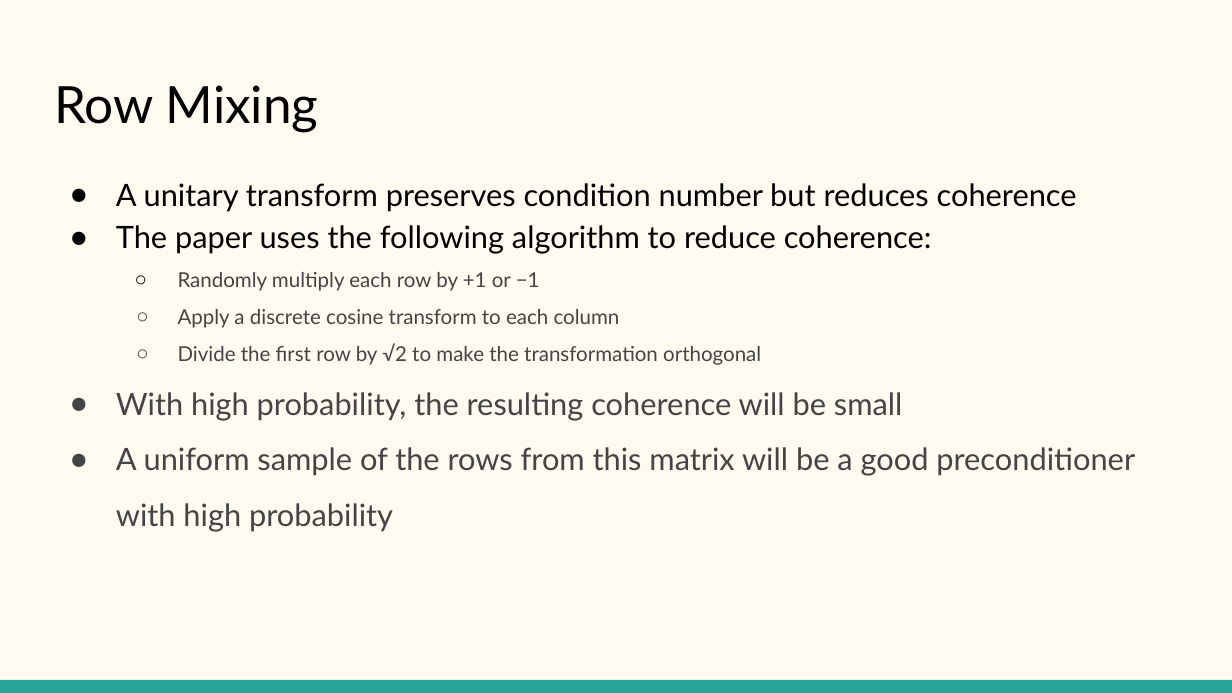
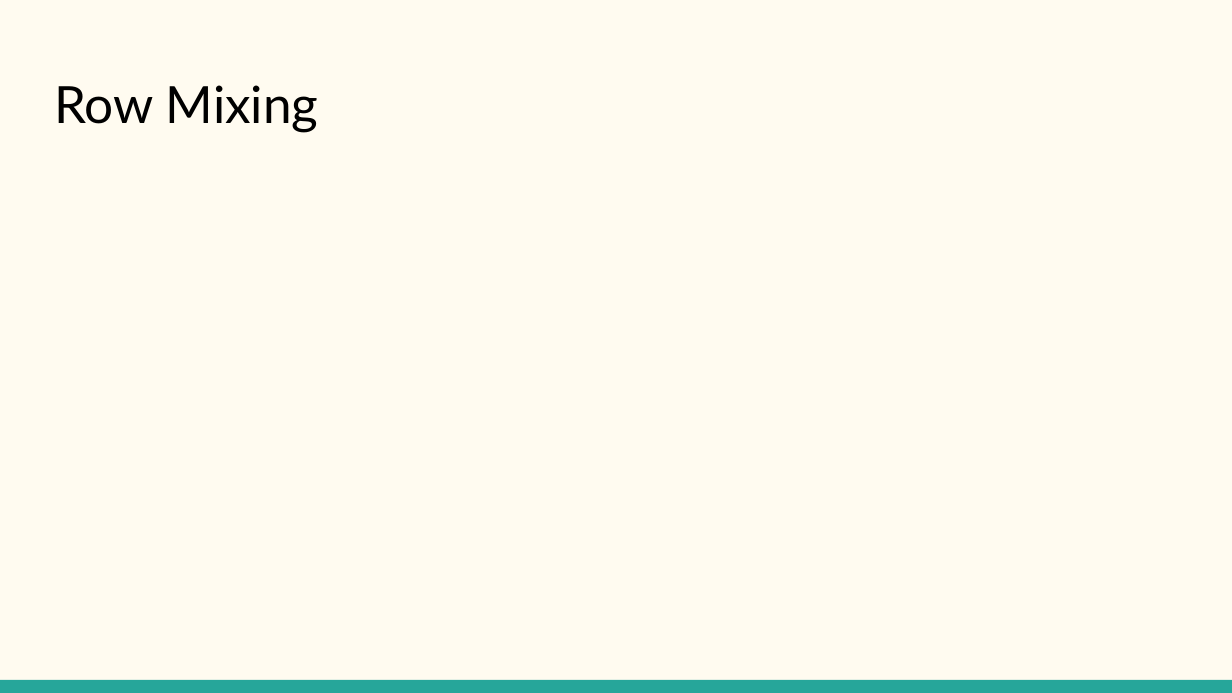
Before and after one commit to dolsob/Randomized-Algorithms-Project, a slide deck: slide 9 of Blendenpik Presentation.pptx (slide 7 before the commit). Drawn at 1232x693 pixels with LibreOffice and Linux fonts; fonts in the diff are those of the drawing; grey boxes stand for pictures. Boxes give left, top, right and bottom in pixels: in the first picture for what was removed or moved away, otherwise in the second. Text is boxed around its words. In the diff, an @@ line names an element or a change of style, - is before the commit and + after.

```diff
--- a/Blendenpik Presentation.pptx
+++ b/Blendenpik Presentation.pptx
@@ text removed at bbox=[116, 183, 1135, 532] @@
-● A unitary transform preserves condition number but reduces coherence
-● The paper uses the following algorithm to reduce coherence:
-  ○ Randomly multiply each row by +1 or −1
-  ○ Apply a discrete cosine transform to each column
-  ○ Divide the first row by √2 to make the transformation orthogonal
-● With high probability, the resulting coherence will be small
-● A uniform sample of the rows from this matrix will be a good preconditioner with high probability
```
Also in this commit, not shown: 5 other slides changed, 1 slide added, 1 other file.
